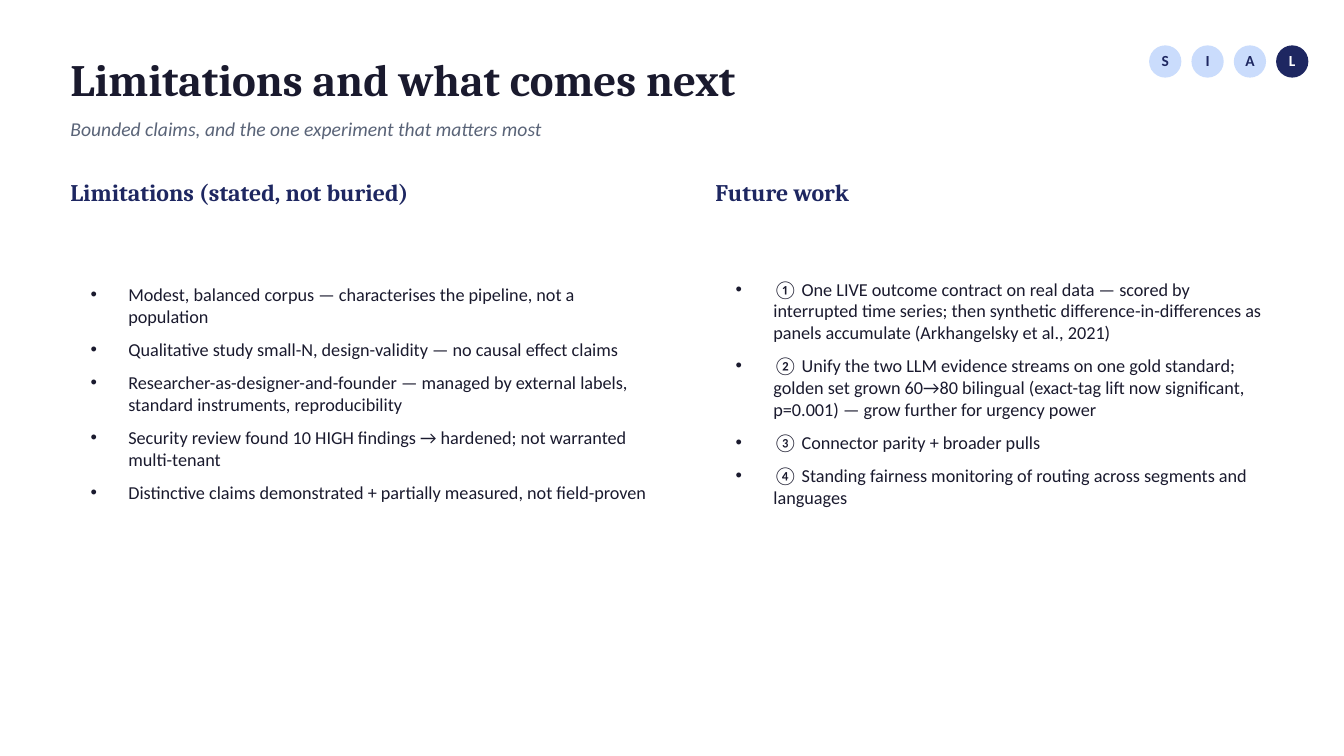
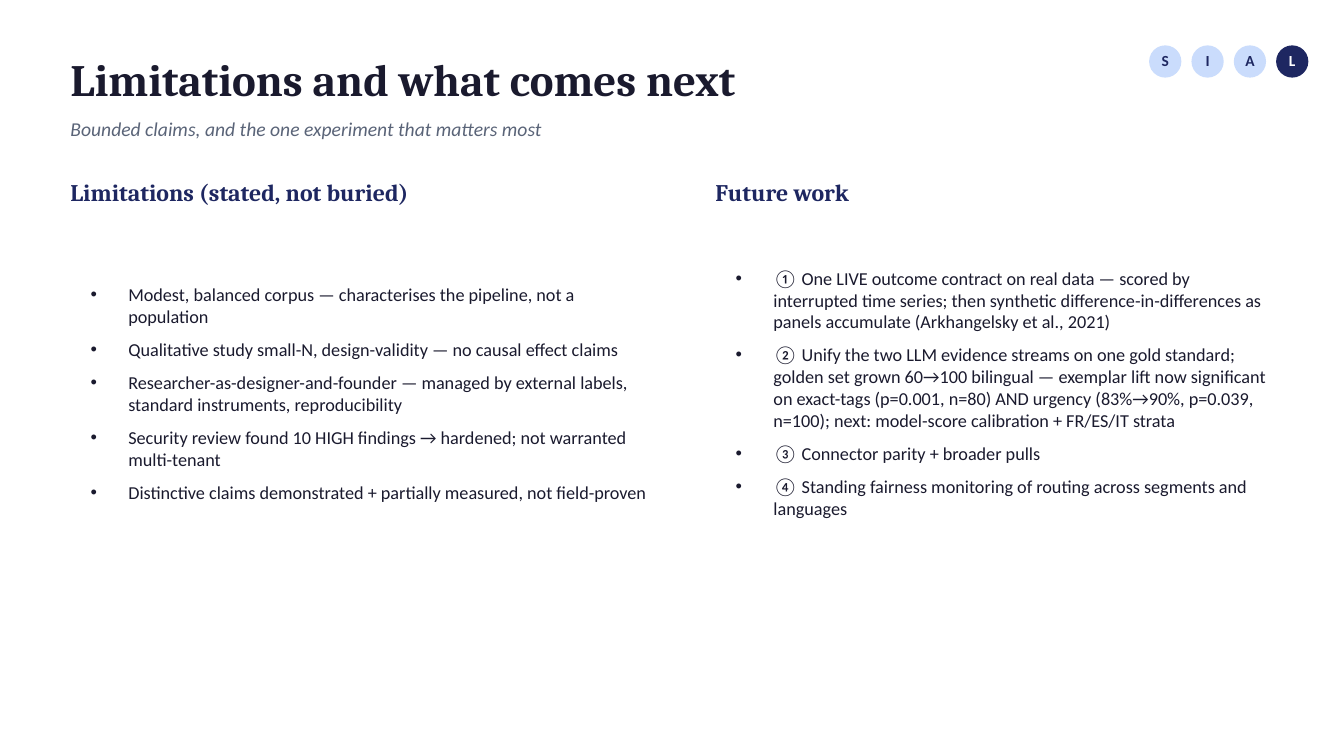
Before and after one commit to fogu13/CLARA, a slide deck: slide 17 of thesis/defense/defense_deck.pptx (slide 12 before the commit). Drawn at 1344x756 pixels with LibreOffice and Linux fonts; fonts in the diff are those of the drawing. Boxes give left, top, right and bottom in pixels: in the first picture for what was removed or moved away, otherwise in the second. Text is boxed around its words. In the diff, an @@ line names an element or a change of style, - is before the commit and + after.

```diff
--- a/thesis/defense/defense_deck.pptx
+++ b/thesis/defense/defense_deck.pptx
@@ text at bbox=[773, 347, 1266, 430]: text changed @@
-• ② Unify the two LLM evidence streams on one gold standard; golden set grown 60→80 bilingual (exact-tag lift now significant, p=0.001) — grow further for urgency power
+• ② Unify the two LLM evidence streams on one gold standard; golden set grown 60→100 bilingual — exemplar lift now significant on exact-tags (p=0.001, n=80) AND urgency (83%→90%, p=0.039, n=100); next: model-score calibration + FR/ES/IT strata
```
Also in this commit, not shown: 4 other slides changed, 5 slides added, 15 other files.
